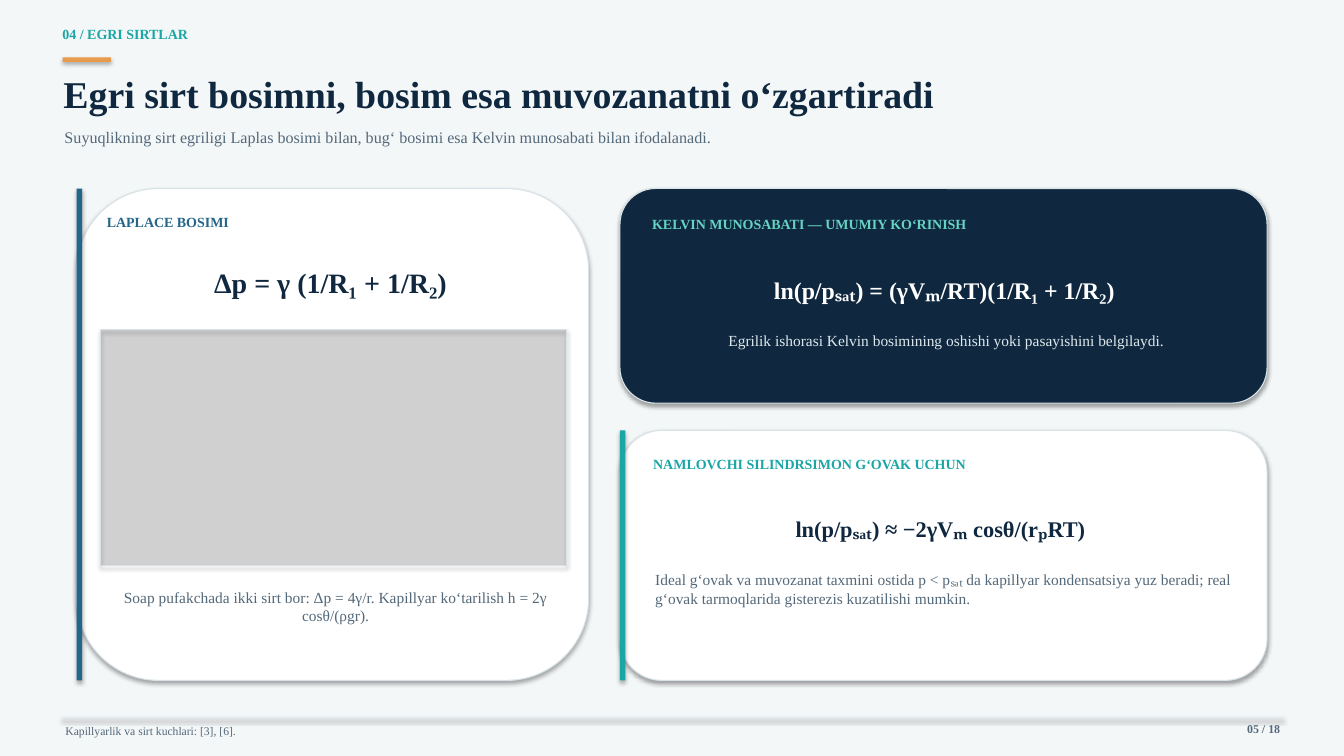
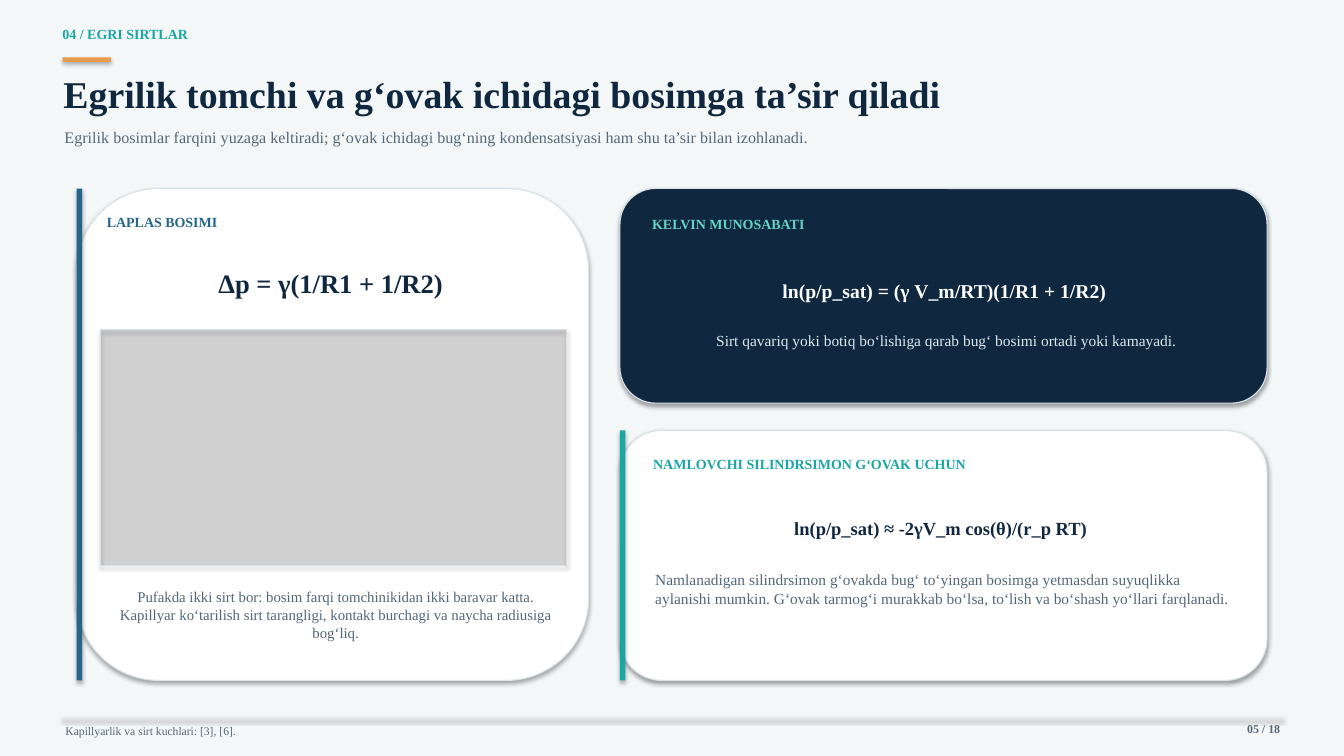
Before and after one commit to jabborovd18-collab/taqdimot-fayllari, a slide deck: slide 5 of sirt_hodisalari_adsorbsiya_ilmi.pptx. Drawn at 1344x756 pixels with LibreOffice and Linux fonts; fonts in the diff are those of the drawing; grey boxes stand for pictures. Boxes give left, top, right and bottom in pixels: in the first picture for what was removed or moved away, otherwise in the second. Text is boxed around its words. In the diff, an @@ line names an element or a change of style, - is before the commit and + after.

Commit message:
Polish Uzbek wording and formula clarity in adsorption deck

```diff
--- a/sirt_hodisalari_adsorbsiya_ilmi.pptx
+++ b/sirt_hodisalari_adsorbsiya_ilmi.pptx
@@ text at [63,81,940,116]: text changed @@
-Egri sirt bosimni, bosim esa muvozanatni o‘zgartiradi
+Egrilik tomchi va g‘ovak ichidagi bosimga ta’sir qiladi
@@ text at [64,131,807,147]: text changed @@
-Suyuqlikning sirt egriligi Laplas bosimi bilan, bug‘ bosimi esa Kelvin munosabati bilan ifodalanadi.
+Egrilik bosimlar farqini yuzaga keltiradi; g‘ovak ichidagi bug‘ning kondensatsiyasi ham shu ta’sir bilan izohlanadi.
@@ text at [107,217,217,227]: text changed @@
-LAPLACE BOSIMI
+LAPLAS BOSIMI
@@ text at [652,219,804,229]: text changed @@
-KELVIN MUNOSABATI — UMUMIY KO‘RINISH
+KELVIN MUNOSABATI
@@ text at [218,275,443,299]: text changed; size 20 to 19 pt @@
-Δp = γ (1/R₁ + 1/R₂)
+Δp = γ(1/R1 + 1/R2)
@@ text at [782,284,1106,303]: text changed; size 17 to 14 pt @@
-ln(p/pₛₐₜ) = (γVₘ/RT)(1/R₁ + 1/R₂)
+ln(p/p_sat) = (γ V_m/RT)(1/R1 + 1/R2)
@@ text at [716,335,1176,349]: text changed @@
-Egrilik ishorasi Kelvin bosimining oshishi yoki pasayishini belgilaydi.
+Sirt qavariq yoki botiq bo‘lishiga qarab bug‘ bosimi ortadi yoki kamayadi.
@@ text at [794,522,1087,539]: text changed; size 16 to 13.2 pt @@
-ln(p/pₛₐₜ) ≈ −2γVₘ cosθ/(rₚRT)
+ln(p/p_sat) ≈ -2γV_m cos(θ)/(r_p RT)
@@ text at [120,591,551,641]: text changed; size 11 to 10.6 pt @@
-Soap pufakchada ikki sirt bor: Δp = 4γ/r. Kapillyar ko‘tarilish h = 2γ cosθ/(ρgr).
+Pufakda ikki sirt bor: bosim farqi tomchinikidan ikki baravar katta. Kapillyar ko‘tarilish sirt tarangligi, kontakt burchagi va naycha radiusiga bog‘liq.
@@ text at [655,574,1228,608]: text changed @@
-Ideal g‘ovak va muvozanat taxmini ostida p < pₛₐₜ da kapillyar kondensatsiya yuz beradi; real g‘ovak tarmoqlarida gisterezis kuzatilishi mumkin.
+Namlanadigan silindrsimon g‘ovakda bug‘ to‘yingan bosimga yetmasdan suyuqlikka aylanishi mumkin. G‘ovak tarmog‘i murakkab bo‘lsa, to‘lish va bo‘shash yo‘llari farqlanadi.
```
Also in this commit, not shown: 17 other slides changed.
